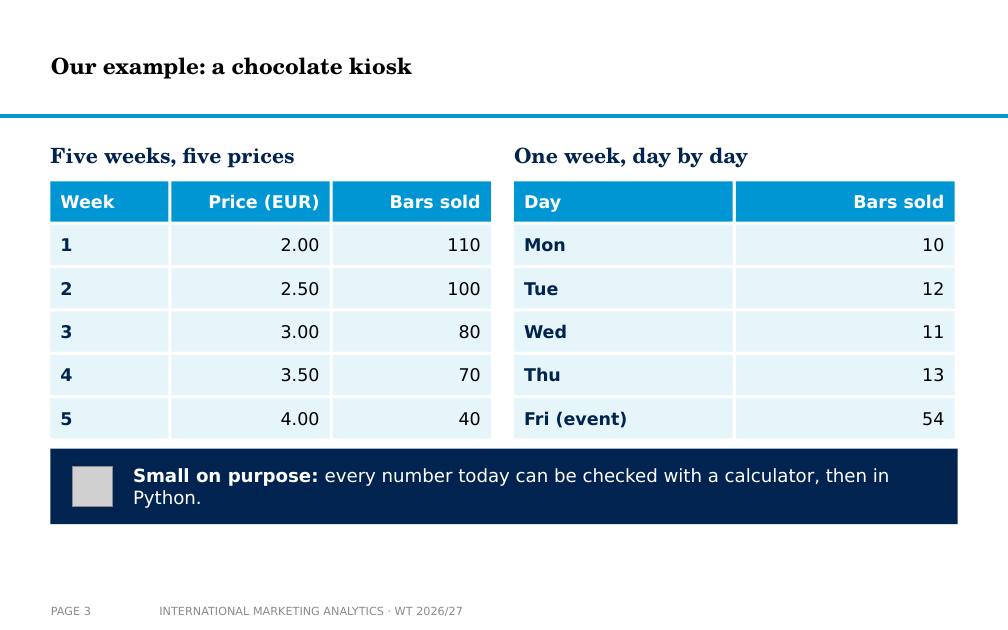
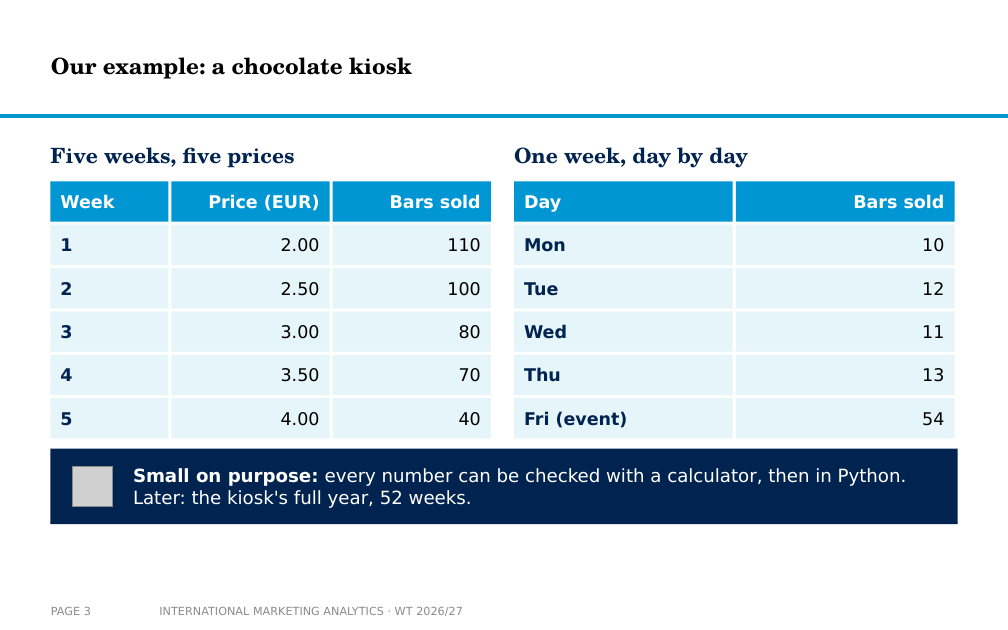
Before and after one commit to arnefloh-wu/international-marketing-analytics-teaching, a slide deck: slide 3 of slides/01b_statistics-and-regression_WT26-27.pptx. Drawn at 1008x630 pixels with LibreOffice and Linux fonts; fonts in the diff are those of the drawing; grey boxes stand for pictures; background and template pictures are left out. Boxes give left, top, right and bottom in pixels: in the first picture for what was removed or moved away, otherwise in the second. Text is boxed around its words. In the diff, an @@ line names an element or a change of style, - is before the commit and + after.

```diff
--- a/slides/01b_statistics-and-regression_WT26-27.pptx
+++ b/slides/01b_statistics-and-regression_WT26-27.pptx
@@ text at [133, 468, 907, 508]: text changed @@
-Small on purpose: every number today can be checked with a calculator, then in Python.
+Small on purpose: every number can be checked with a calculator, then in Python. Later: the kiosk's full year, 52 weeks.
```
Also in this commit, not shown: 5 other slides changed, 4 slides added, 1 slide removed, 6 other files.
